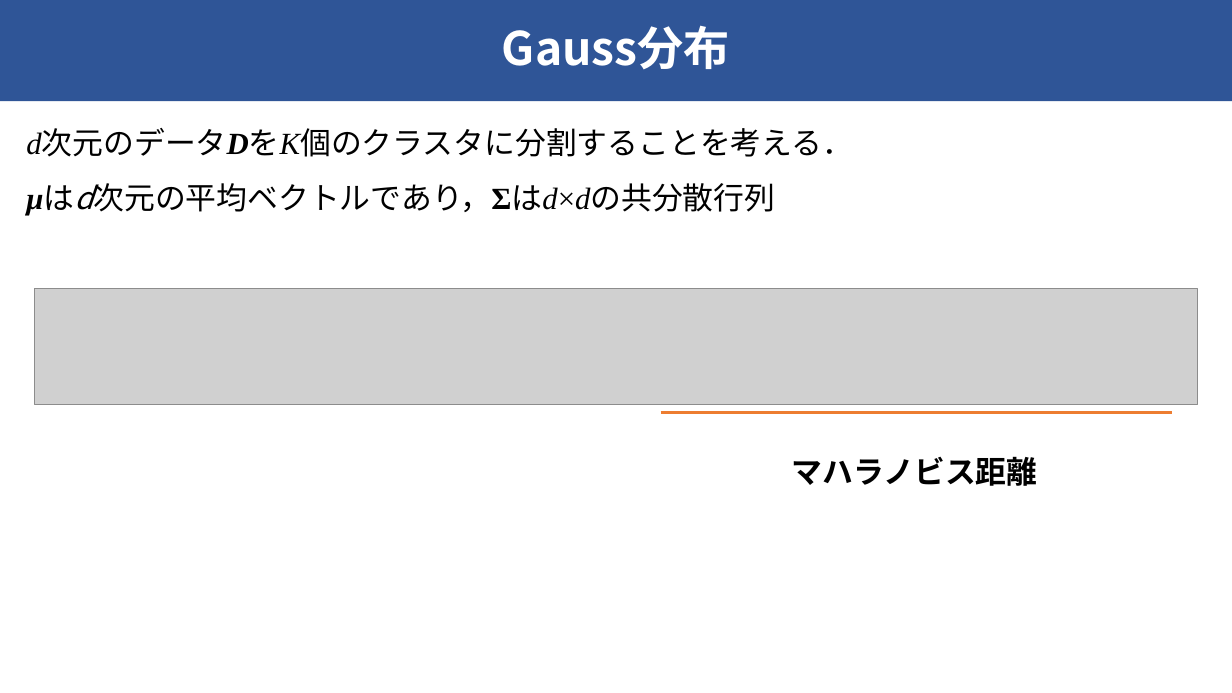
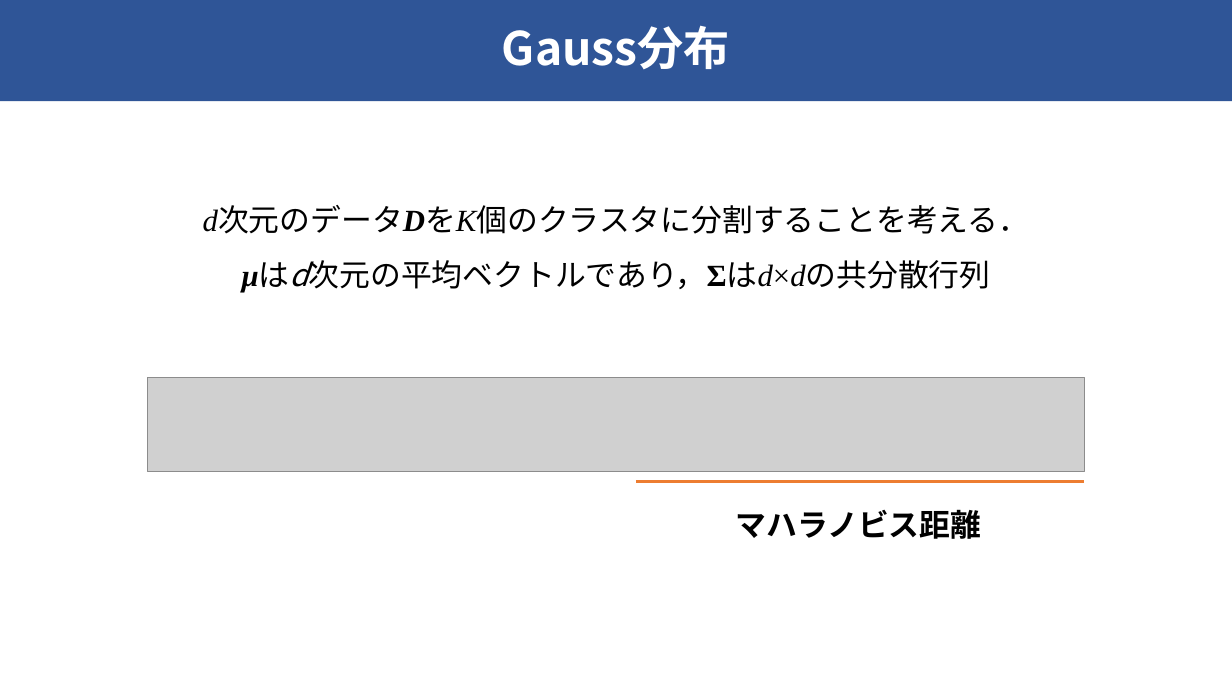
Before and after one commit to raryosu/graduation-research, a slide deck: slide 22 of docs/final-presen/final_hagihara.pptx. Drawn at 1232x693 pixels with LibreOffice and Linux fonts; fonts in the diff are those of the drawing; grey boxes stand for pictures. Boxes give left, top, right and bottom in pixels: in the first picture for what was removed or moved away, otherwise in the second. Text is boxed around its words. In the diff, an @@ line names an element or a change of style, - is before the commit and + after.

```diff
--- a/docs/final-presen/final_hagihara.pptx
+++ b/docs/final-presen/final_hagihara.pptx
@@ text "d次元のデータDをK個のクラスタに分割することを考える． μはd次元の平均ベクトルであり，Σはd×dの共分散行列": place and size @@
-text "d次元のデータDをK個のクラスタに分割することを考える． μはd次元の平均ベクトルであり，Σはd×dの共分散行列" at <box>26,130,853,212</box>
+text "d次元のデータDをK個のクラスタに分割することを考える． μはd次元の平均ベクトルであり，Σはd×dの共分散行列" at <box>203,207,1030,289</box>
@@ text "d次元のデータDをK個のクラスタに分割することを考える． μはd次元の平均ベクトルであり，Σはd×dの共分散行列" at <box>203,207,1030,289</box>: alignment left to centre @@
@@ picture: place and size @@
-picture at <box>35,288,1198,405</box>
+picture at <box>148,378,1085,472</box>
@@ line moved from (661, 413) - (1173, 413) to (636, 482) - (1085, 482) @@
@@ text "マハラノビス距離": place and size @@
-text "マハラノビス距離" at <box>792,456,1038,486</box>
+text "マハラノビス距離" at <box>736,509,982,539</box>
```
Also in this commit, not shown: 7 other slides changed.
